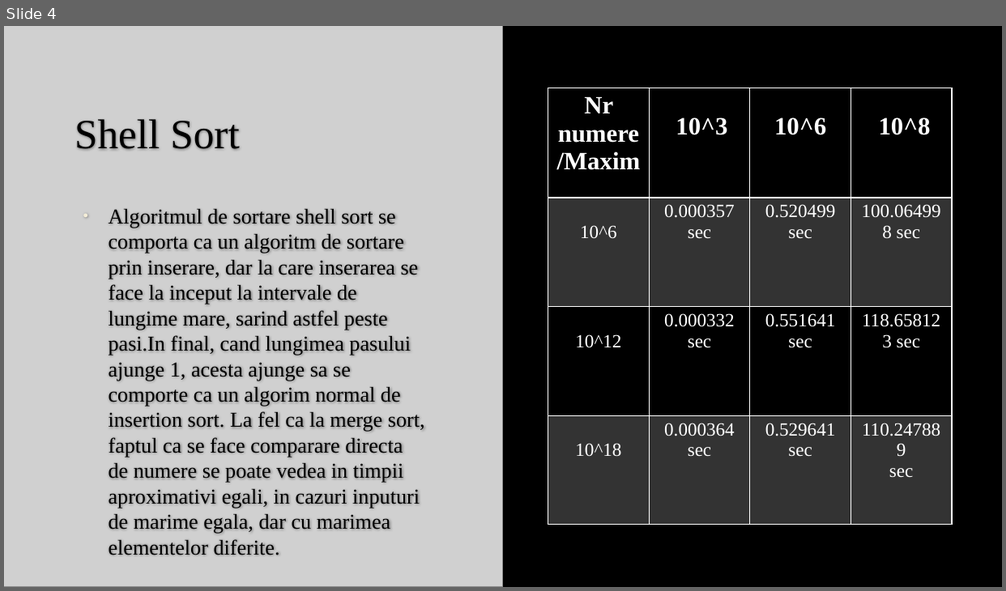
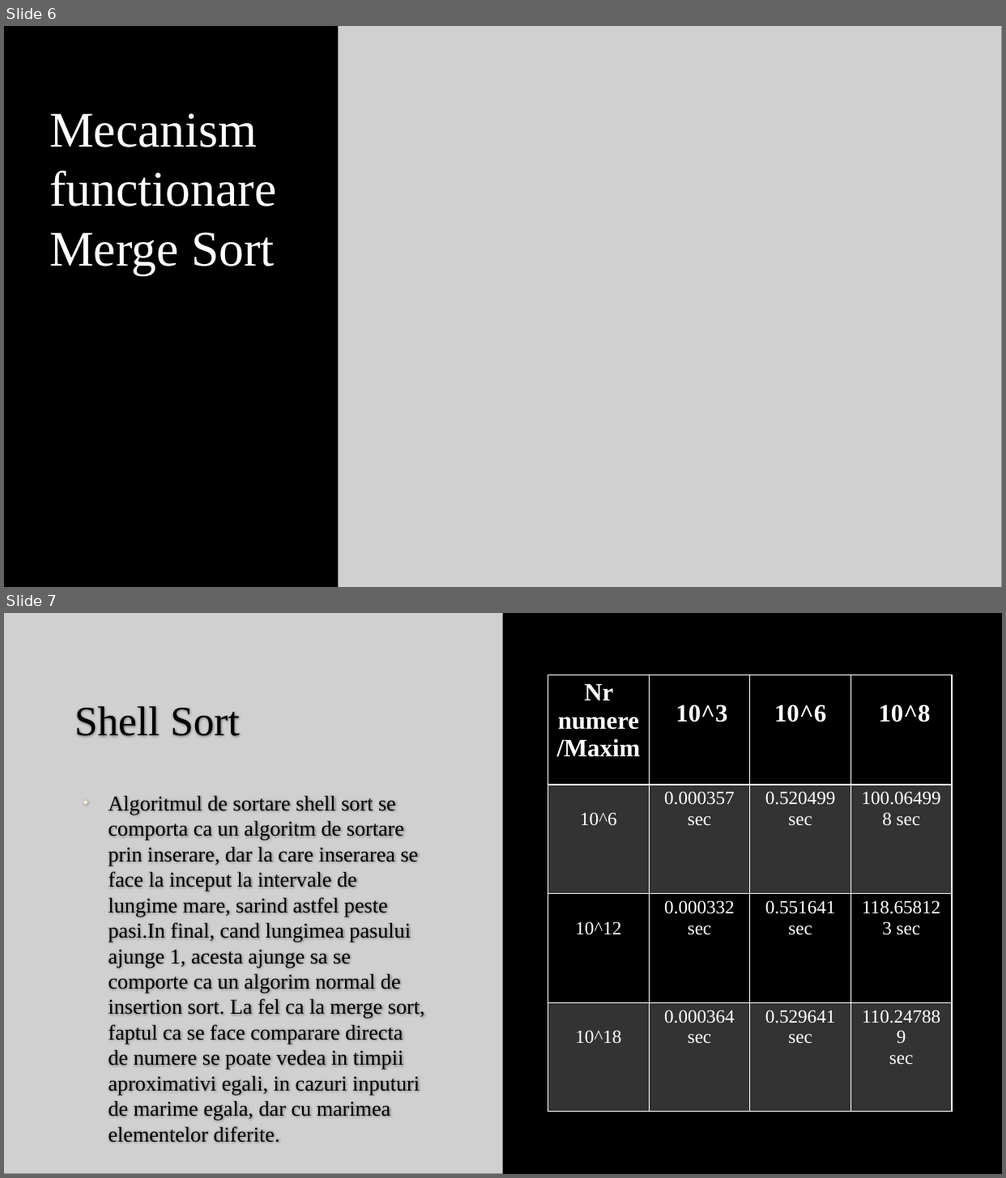
Before and after one commit to Destro25/Sortari-SD, a slide deck: Sortari.pptx. Shown one above the other, each under a label of ours: slide 4 before the commit, slides 6 and 7 after it. The pictures are 1006x591 and 1006x1178 pixels, drawn with LibreOffice and Linux fonts; fonts in the diff are those of the drawing; grey boxes stand for pictures; background and template pictures are left out. Boxes give left, top, right and bottom in pixels: in the first picture for what was removed or moved away, otherwise in the second. Text is boxed around its words. In the diff, an @@ line names an element or a change of style, - is before the commit and + after.

```diff
--- a/Sortari.pptx
+++ b/Sortari.pptx
@@ slide 6 added at (4,26,1002,587), background picture (left out) @@
@@ picture added at (339,26,1002,587) @@
@@ text added at (49,113,276,275), 48 pt, text #FFFFFF @@
+Mecanism functionare Merge Sort
@@ what was slide 4 is now slide 7 @@
```
Also in this commit, not shown: 2 slides changed, 6 other slides added.
